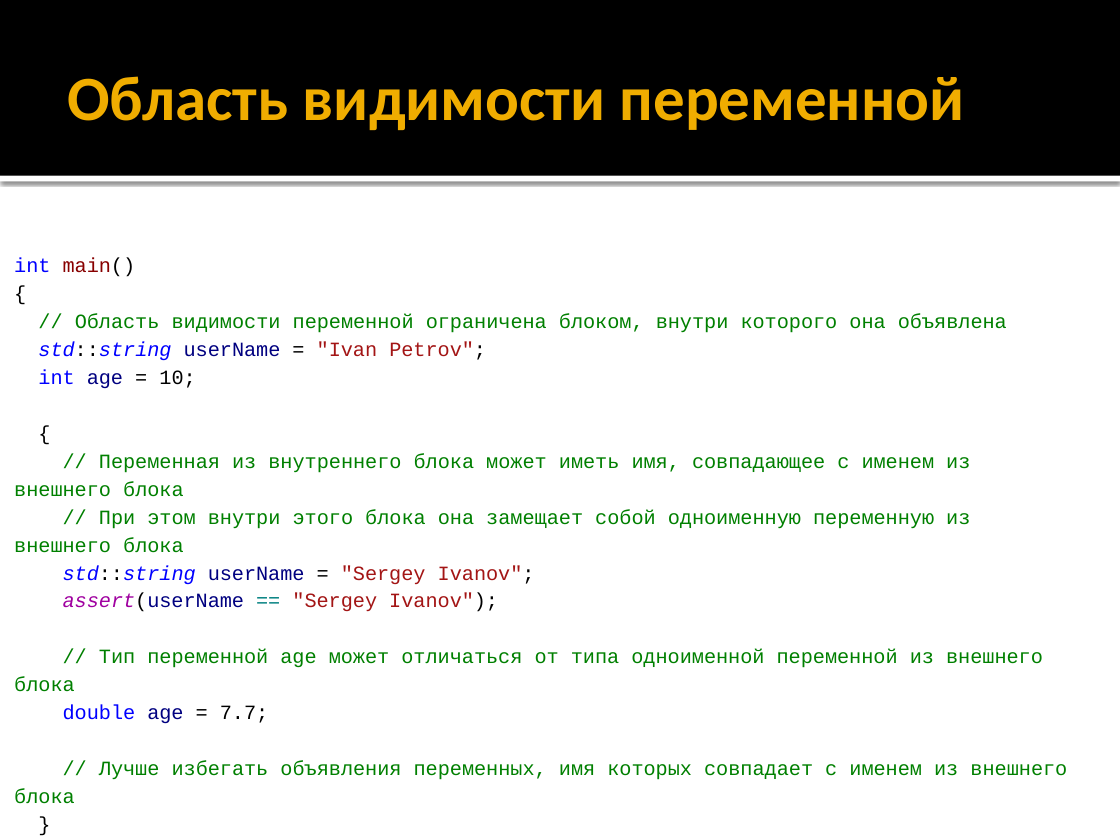
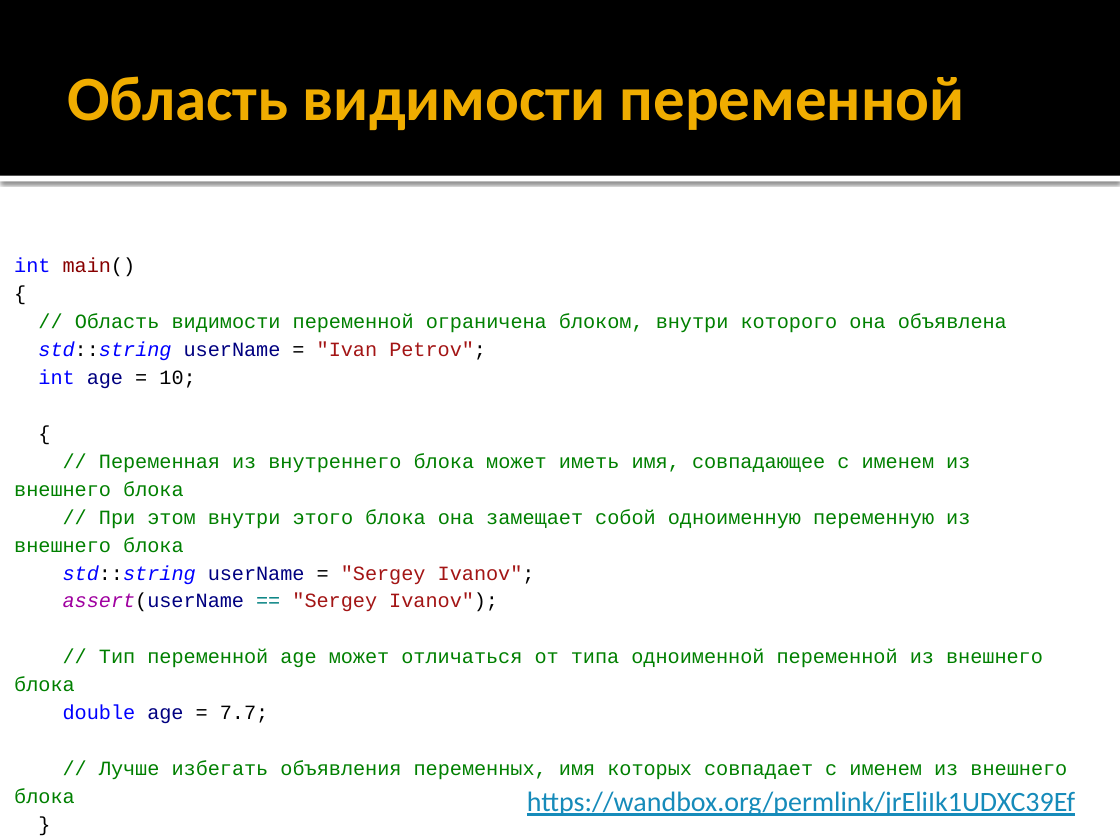
Before and after one commit to alexey-malov/oop, a slide deck: slide 19 of lectures/01/Синтаксис C++.pptx. Drawn at 1120x840 pixels with LibreOffice and Linux fonts; fonts in the diff are those of the drawing. Boxes give left, top, right and bottom in pixels: in the first picture for what was removed or moved away, otherwise in the second. Text is boxed around its words. In the diff, an @@ line names an element or a change of style, - is before the commit and + after.

```diff
--- a/lectures/01/Синтаксис C++.pptx
+++ b/lectures/01/Синтаксис C++.pptx
@@ text added at bbox=[527, 791, 1075, 816], 18 pt, text #168BBA, underline @@
+https://wandbox.org/permlink/jrEliIk1UDXC39Ef
```
Also in this commit, not shown: 7 other slides changed.
